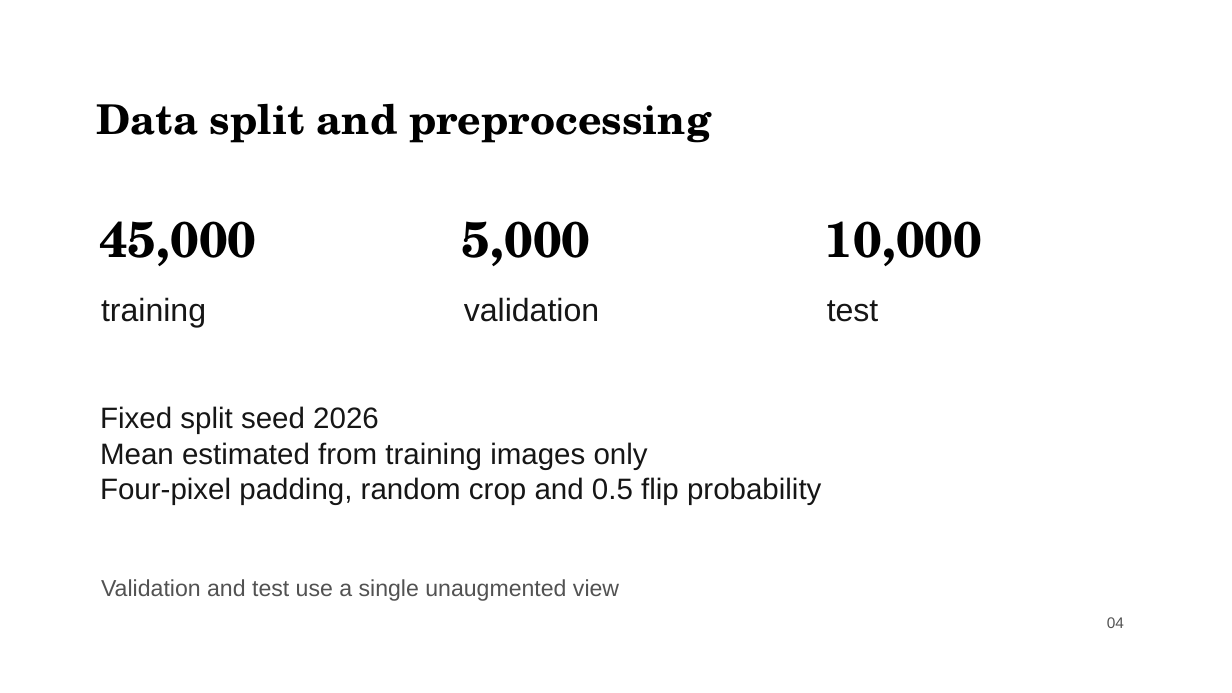
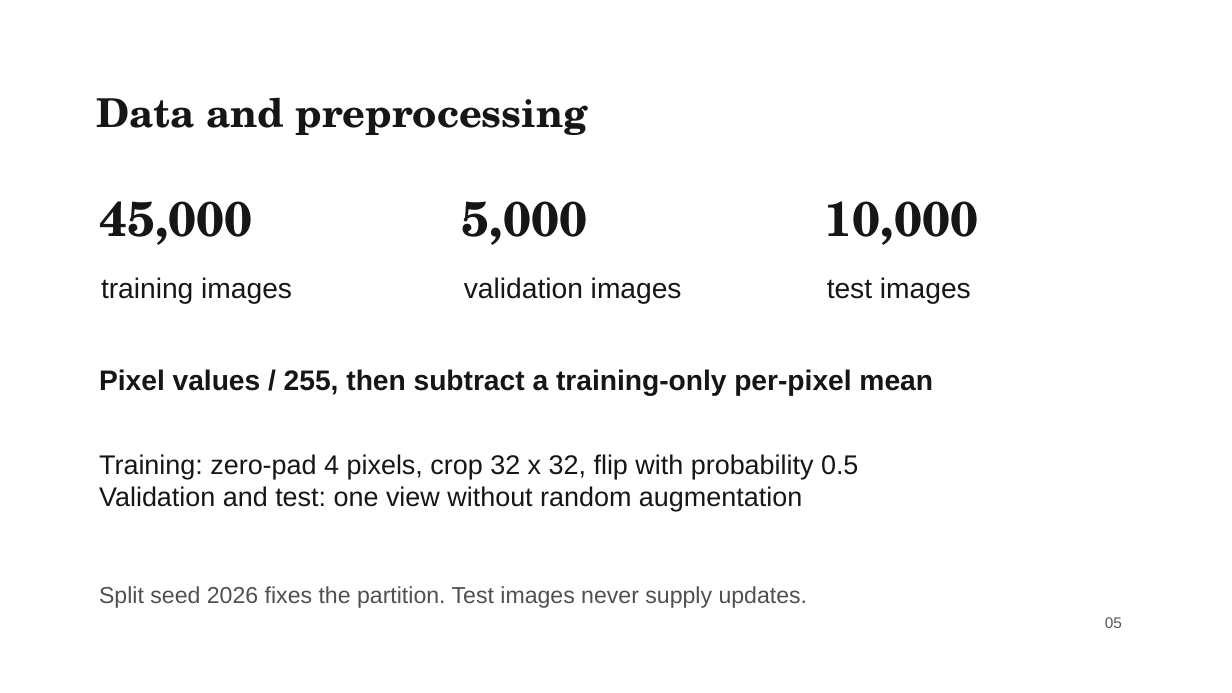
Before and after one commit to liuyanze910-svg/miae01-resnet-replication, a slide deck: slide 5 of docs/slides/week4_a_background_methods.pptx (slide 4 before the commit). Drawn at 1232x693 pixels with LibreOffice and Linux fonts; fonts in the diff are those of the drawing; background and template pictures are left out. Boxes give left, top, right and bottom in pixels: in the first picture for what was removed or moved away, otherwise in the second. Text is boxed around its words. In the diff, an @@ line names an element or a change of style, - is before the commit and + after.

```diff
--- a/docs/slides/week4_a_background_methods.pptx
+++ b/docs/slides/week4_a_background_methods.pptx
@@ text at <box>96,97,588,135</box>: text changed; size 32 to 31 pt; text colour #000000 to #161616 @@
-Data split and preprocessing
+Data and preprocessing
@@ 3 texts: place and size @@
-3 texts at <box>99,221,983,266</box>
+3 texts at <box>99,201,979,245</box>
@@ size 39 to 38 pt, text colour #000000 to #161616 in 3 elements at <box>99,201,253,245</box>, <box>462,201,588,245</box>, <box>825,201,979,245</box> @@
@@ text at <box>101,277,292,304</box>: text changed; size 25 to 22 pt @@
-training
+training images
@@ text at <box>464,277,682,304</box>: text changed; size 25 to 22 pt @@
-validation
+validation images
@@ text at <box>827,277,971,304</box>: text changed; size 25 to 22 pt @@
-test
+test images
@@ text added at <box>99,369,933,396</box>, 22 pt, text #161616, bold @@
+Pixel values / 255, then subtract a training-only per-pixel mean
@@ text removed at <box>100,406,821,505</box> @@
-Fixed split seed 2026
-Mean estimated from training images only
-Four-pixel padding, random crop and 0.5 flip probability
@@ text added at <box>99,454,858,511</box>, 21 pt, text #161616 @@
+Training: zero-pad 4 pixels, crop 32 x 32, flip with probability 0.5
+Validation and test: one view without random augmentation
@@ text added at <box>99,586,808,608</box>, 18 pt, text #505050 @@
+Split seed 2026 fixes the partition. Test images never supply updates.
@@ text removed at <box>101,579,619,601</box> @@
-Validation and test use a single unaugmented view
@@ text added at <box>1105,617,1122,628</box>, 12 pt, text #555555 @@
+05
@@ text removed at <box>1107,617,1124,628</box> @@
-04
```
Also in this commit, not shown: 1 other slide changed, 8 slides added, 4 slides removed, 4 other files.
